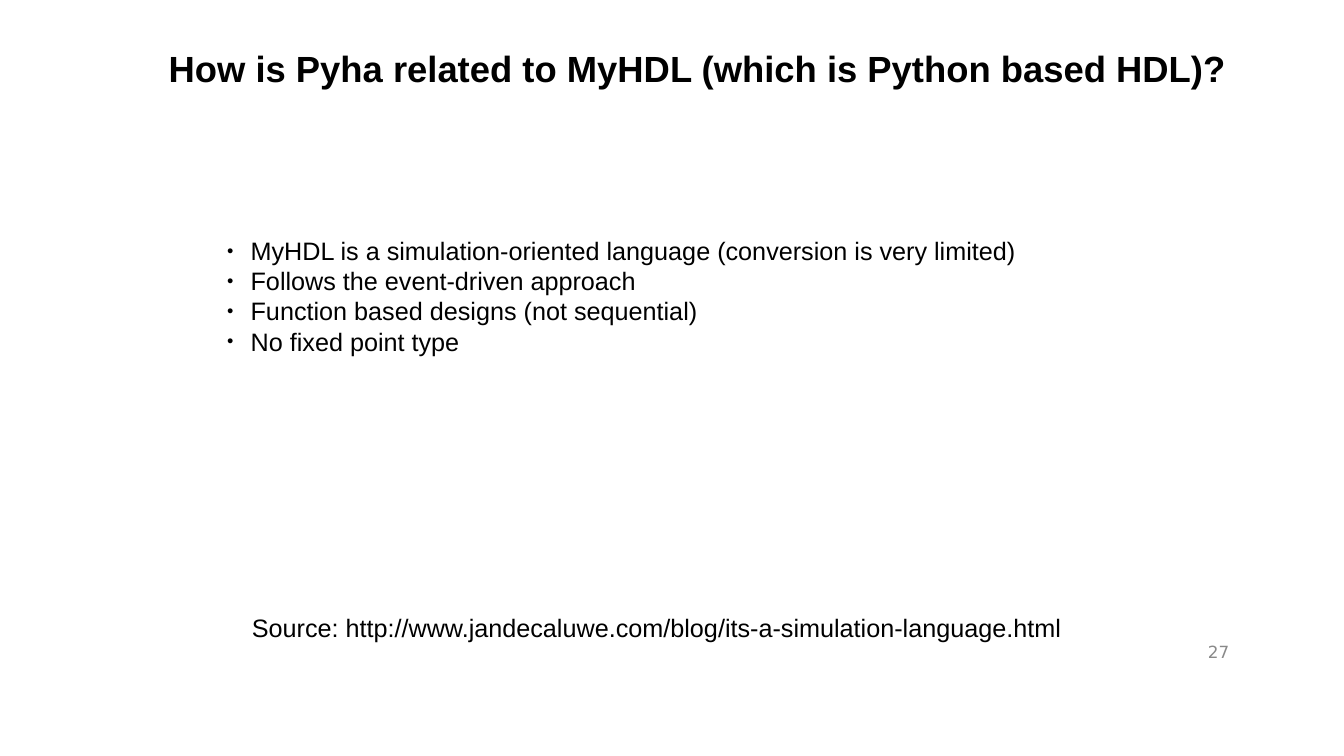
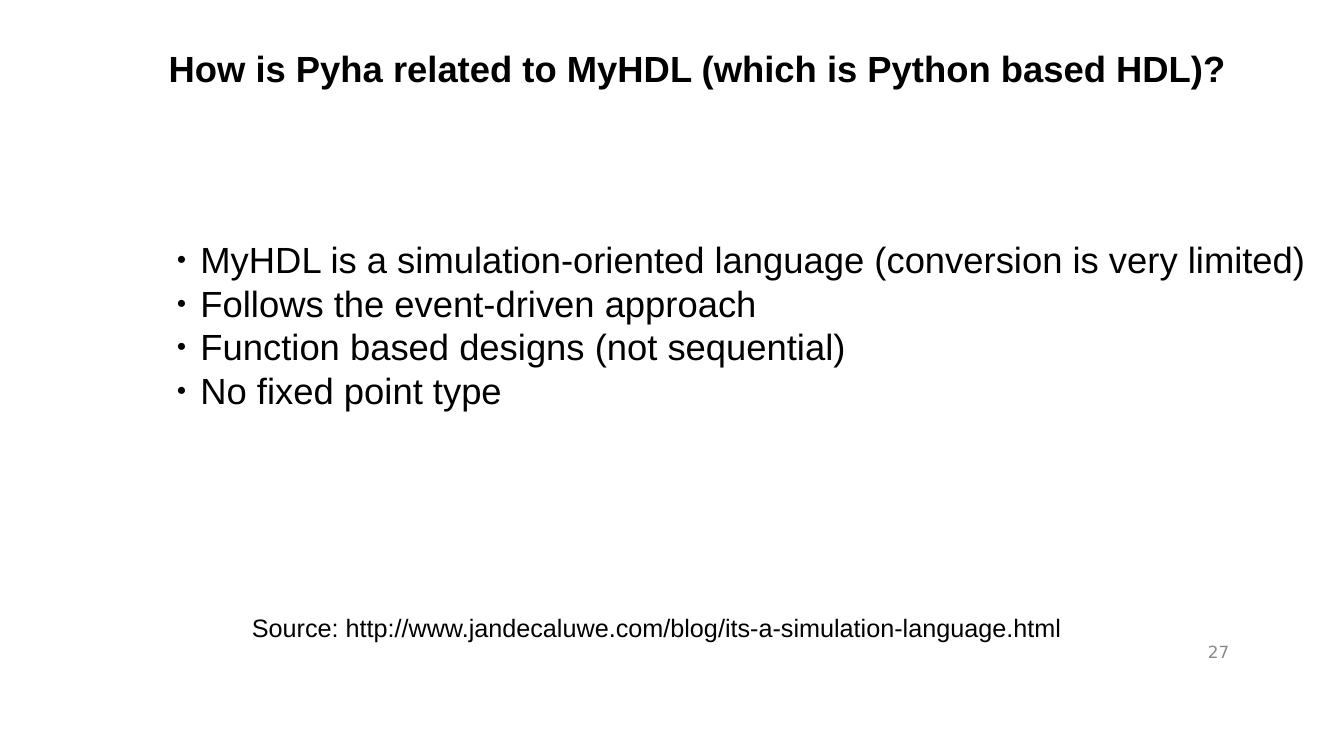
Before and after one commit to gasparka/thesis, a slide deck: slide 27 of presentation.odp. Drawn at 1344x756 pixels with LibreOffice and Linux fonts; fonts in the diff are those of the drawing; background and template pictures are left out. Boxes give left, top, right and bottom in pixels: in the first picture for what was removed or moved away, otherwise in the second. Text is boxed around its words. In the diff, an @@ line names an element or a change of style, - is before the commit and + after.

```diff
--- a/presentation.odp
+++ b/presentation.odp
@@ text "MyHDL is a simulation-oriented language ...": place and size @@
-text "MyHDL is a simulation-oriented language ..." at box(251, 241, 1015, 356)
+text "MyHDL is a simulation-oriented language ..." at box(200, 246, 1305, 411)
@@ text "MyHDL is a simulation-oriented language ..." at box(200, 246, 1305, 411): size 18 to 26 pt @@
```
Also in this commit, not shown: 1 other slide changed.
